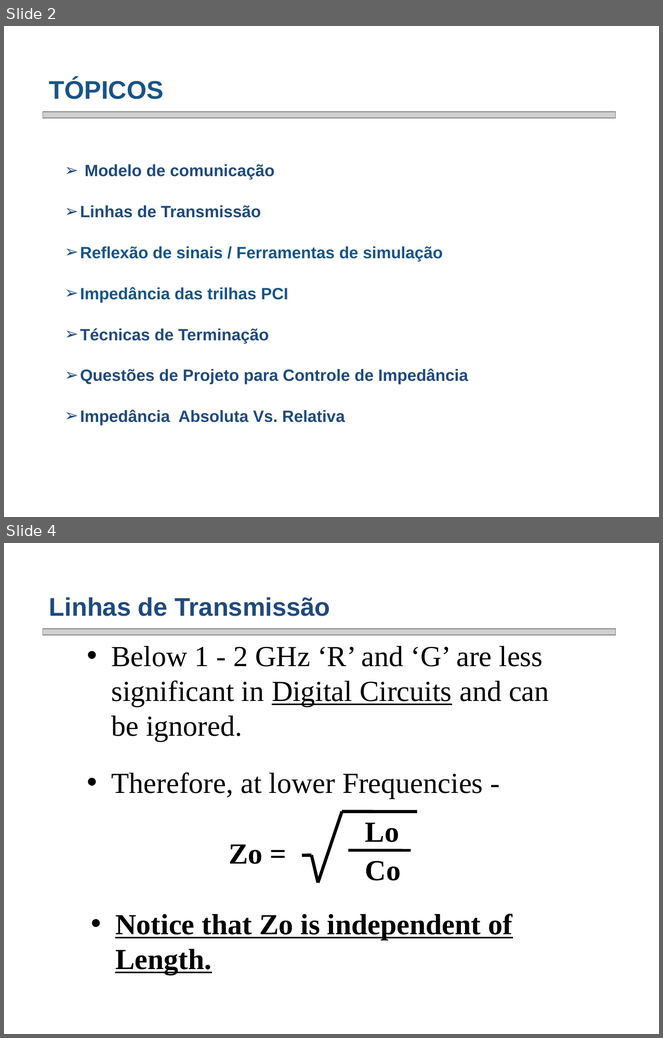
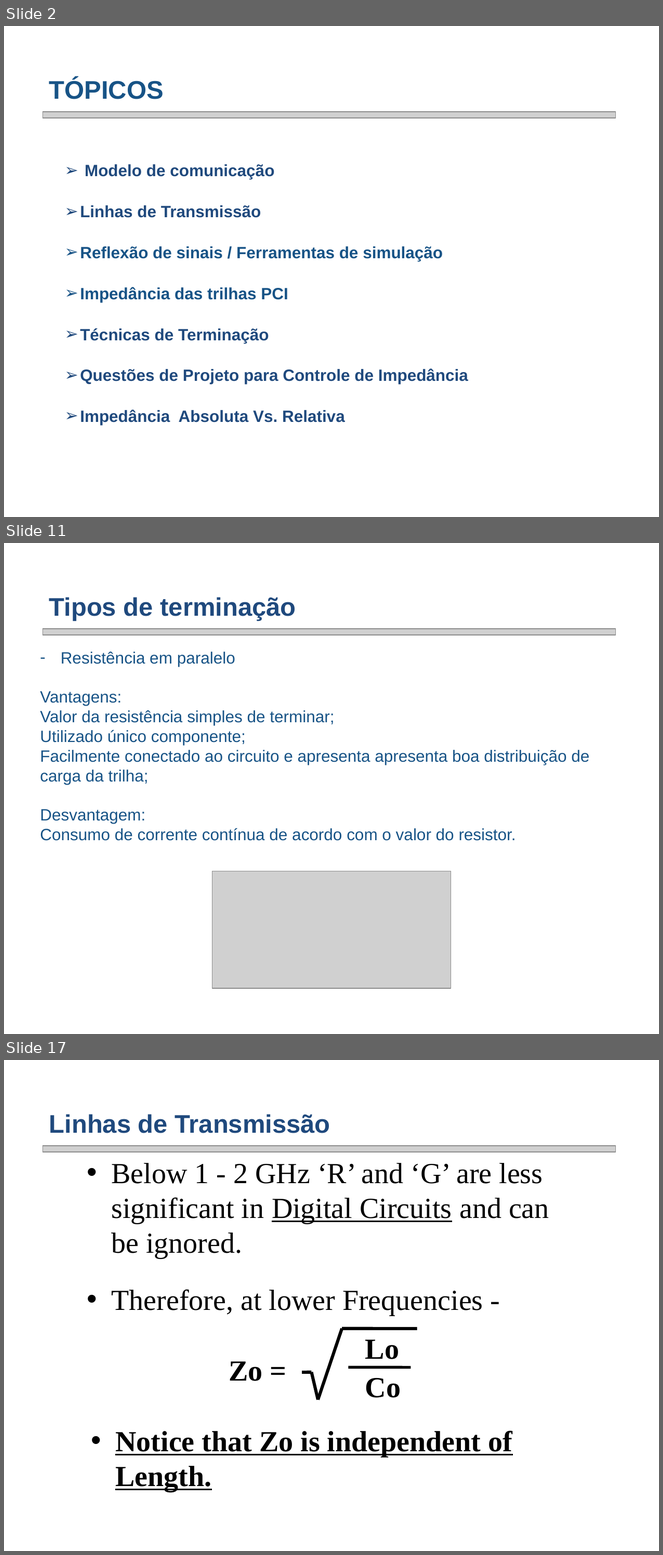
Before and after one commit to smarley2/PSE, a slide deck: Apresentação PSE/Transmission Lines PCB signal Integrity-draft.pptx. Shown one above the other, each under a label of ours: slides 2 and 4 before the commit, slides 2, 11 and 17 after it; the slides between them are not shown. The pictures are 663x1038 and 663x1555 pixels, drawn with LibreOffice and Linux fonts; fonts in the diff are those of the drawing; grey boxes stand for pictures; background and template pictures are left out. Boxes give left, top, right and bottom in pixels: in the first picture for what was removed or moved away, otherwise in the second. Text is boxed around its words. In the diff, an @@ line names an element or a change of style, - is before the commit and + after.

```diff
--- a/Apresentação PSE/Transmission Lines PCB signal Integrity-draft.pptx
+++ b/Apresentação PSE/Transmission Lines PCB signal Integrity-draft.pptx
@@ slide 11 added at (4,543,659,1034), background picture (left out) @@
@@ text added at (49,597,296,621), 28 pt, text #1F497D, bold @@
+Tipos de terminação
@@ picture added at (42,629,616,636) @@
@@ text added at (40,652,590,841), 18 pt, text #175386 @@
+  – Resistência em paralelo
+  Vantagens:
+  Valor da resistência simples de terminar;
+  Utilizado único componente;
+  Facilmente conectado ao circuito e apresenta apresenta boa distribuição de carga da trilha;
+  Desvantagem:
+  Consumo de corrente contínua de acordo com o valor do resistor.
@@ picture added at (213,871,452,989) @@
@@ what was slide 4 is now slide 17 @@
```
Also in this commit, not shown: 13 other slides added, 1 slide removed, 1 other file.
